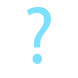
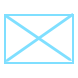
Layers edited between the first and the second (78, 78) image:
added layer "Layer 10 copy" above "Layer 10" over [4, 13, 74, 64]
hid "Vector Smart Object" over [27, 7, 51, 64]
